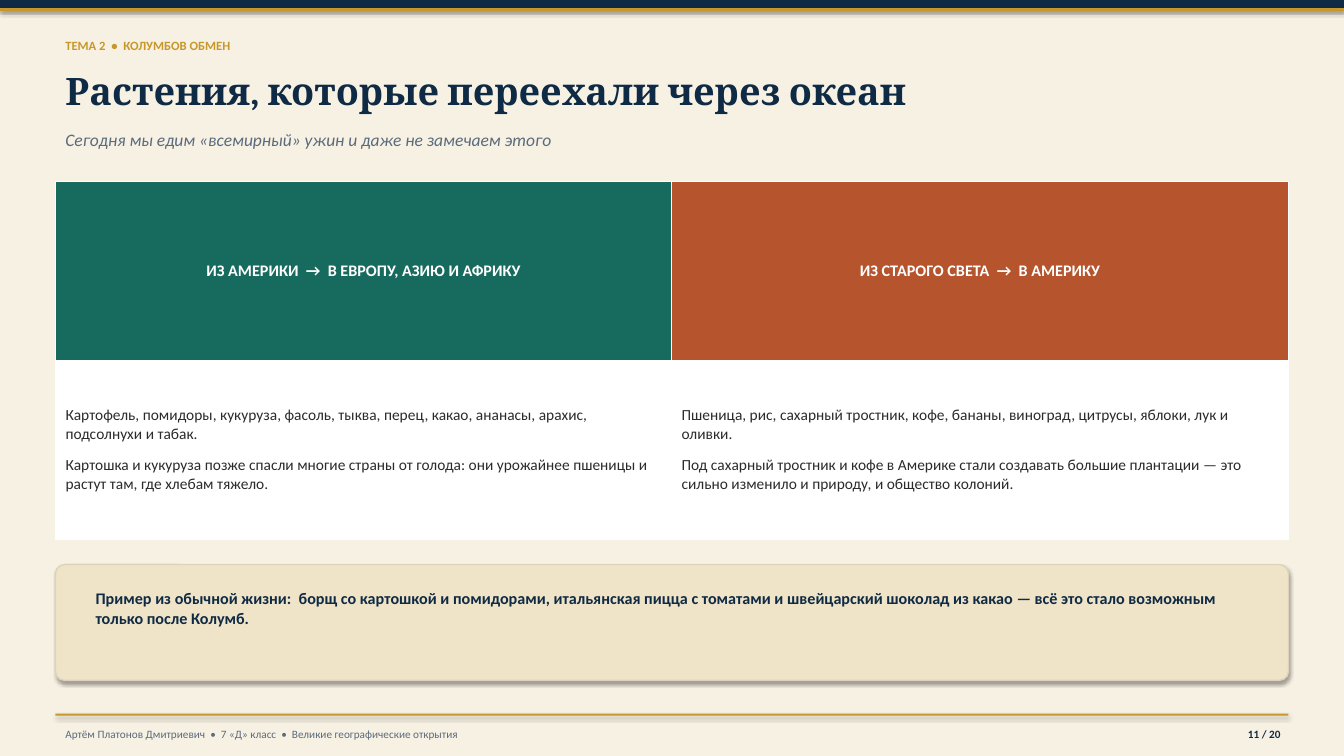
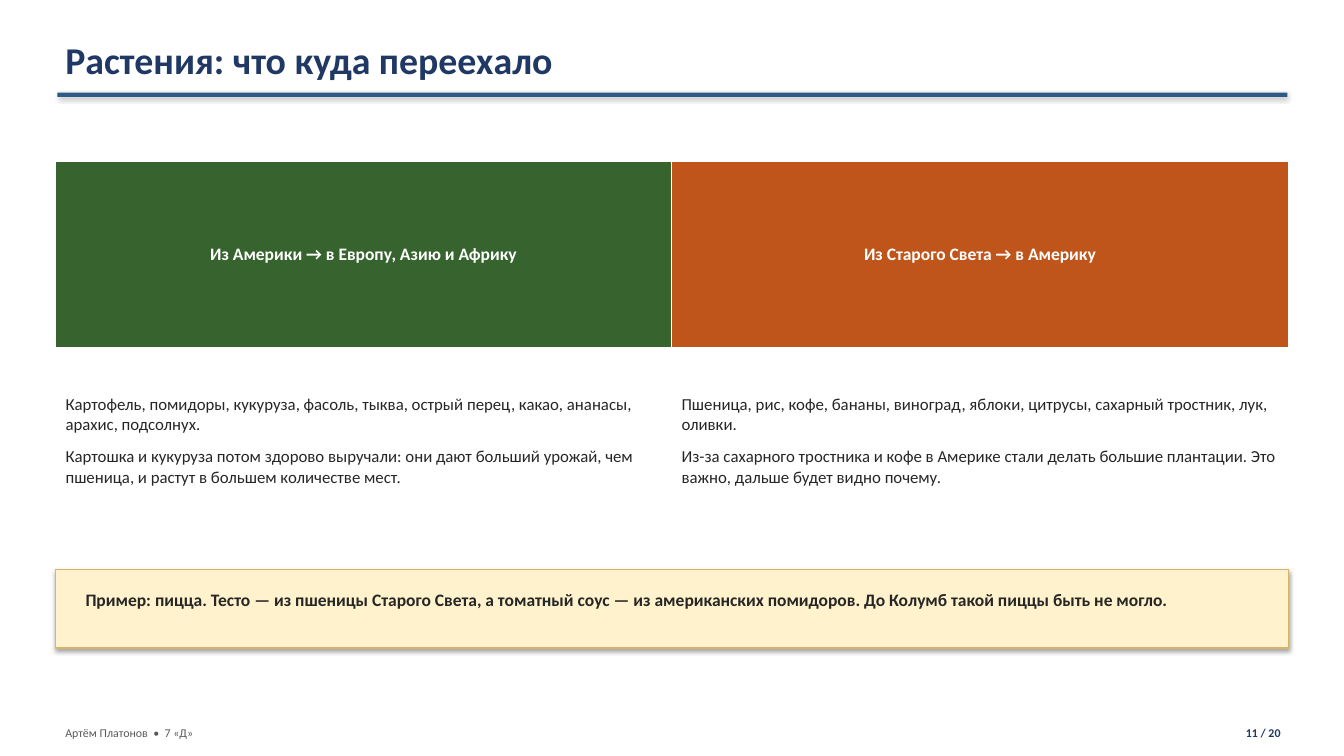
Before and after one commit to Artins200/slide, a slide deck: slide 11 of Великие_географические_открытия_Платонов_Артём_7Д.pptx. Drawn at 1344x756 pixels with LibreOffice and Linux fonts; fonts in the diff are those of the drawing; background and template pictures are left out. Boxes give left, top, right and bottom in pixels: in the first picture for what was removed or moved away, otherwise in the second. Text is boxed around its words. In the diff, an @@ line names an element or a change of style, - is before the commit and + after.

```diff
--- a/Великие_географические_открытия_Платонов_Артём_7Д.pptx
+++ b/Великие_географические_открытия_Платонов_Артём_7Д.pptx
@@ background #F7F1E3 to picture (left out) @@
@@ rectangle removed at bbox=[0, 0, 1344, 8] @@
@@ text removed at bbox=[65, 41, 231, 50] @@
-ТЕМА 2 • КОЛУМБОВ ОБМЕН
@@ text added at bbox=[65, 49, 552, 80], 27 pt, text #1F3864, bold @@
+Растения: что куда переехало
@@ text removed at bbox=[65, 78, 906, 114] @@
-Растения, которые переехали через океан
@@ rectangle: place and size @@
-rectangle at bbox=[0, 8, 1344, 11]
+rectangle at bbox=[57, 93, 1288, 97]
@@ rectangle at bbox=[57, 93, 1288, 97]: fill #C8972B to #2E5A88 @@
@@ text removed at bbox=[65, 134, 552, 149] @@
-Сегодня мы едим «всемирный» ужин и даже не замечаем этого
@@ table at bbox=[55, 161, 1289, 534] @@
-row 1, column 1: ИЗ АМЕРИКИ → В ЕВРОПУ, АЗИЮ И АФРИКУ
+row 1, column 1: Из Америки → в Европу, Азию и Африку
-row 1, column 2: ИЗ СТАРОГО СВЕТА → В АМЕРИКУ
+row 1, column 2: Из Старого Света → в Америку
-row 2, column 1: Картофель, помидоры, кукуруза, фасоль, тыква, перец, какао, ананасы, арахис, подсолнухи и табак. / Картошка и кукуруза позже спасли многие страны от голода: они урожайнее пшеницы и растут там, где хлебам тяжело.
+row 2, column 1: Картофель, помидоры, кукуруза, фасоль, тыква, острый перец, какао, ананасы, арахис, подсолнух. / Картошка и кукуруза потом здорово выручали: они дают больший урожай, чем пшеница, и растут в большем количестве мест.
-row 2, column 2: Пшеница, рис, сахарный тростник, кофе, бананы, виноград, цитрусы, яблоки, лук и оливки. / Под сахарный тростник и кофе в Америке стали создавать большие плантации — это сильно изменило и природу, и общество колоний.
+row 2, column 2: Пшеница, рис, кофе, бананы, виноград, яблоки, цитрусы, сахарный тростник, лук, оливки. / Из-за сахарного тростника и кофе в Америке стали делать большие плантации. Это важно, дальше будет видно почему.
@@ fill #176B5E to #37642E in row 1, column 1 @@
@@ fill #B5542D to #C0551B in row 1, column 2 @@
@@ table: place and size @@
-table at bbox=[55, 181, 1289, 539]
+table at bbox=[55, 161, 1289, 534]
@@ rounded rectangle removed at bbox=[55, 565, 1289, 681] @@
@@ rectangle: place and size @@
-rectangle at bbox=[55, 714, 1289, 716]
+rectangle at bbox=[55, 570, 1289, 648]
@@ rectangle at bbox=[55, 570, 1289, 648]: fill #C8972B to #FFF2CC; outline none to #D9B36A 1 pt @@
@@ text added at bbox=[86, 594, 1167, 609], 12.5 pt, text #262626, bold @@
+Пример: пицца. Тесто — из пшеницы Старого Света, а томатный соус — из американских помидоров. До Колумб такой пиццы быть не могло.
@@ text removed at bbox=[96, 593, 1215, 627] @@
-Пример из обычной жизни: борщ со картошкой и помидорами, итальянская пицца с томатами и швейцарский шоколад из какао — всё это стало возможным только после Колумб.
@@ text at bbox=[65, 729, 193, 739]: text changed; size 8 to 8.5 pt; text colour #5A6B7D to #595959 @@
-Артём Платонов Дмитриевич • 7 «Д» класс • Великие географические открытия
+Артём Платонов • 7 «Д»
@@ text "11 / 20" at bbox=[1246, 729, 1280, 737]: size 8 to 8.5 pt, text colour #0F2A44 to #1F3864; line spacing 1.05 to 1.08 @@
```
Also in this commit, not shown: 7 other slides changed, 12 slides added, 12 slides removed, 12 other files.
